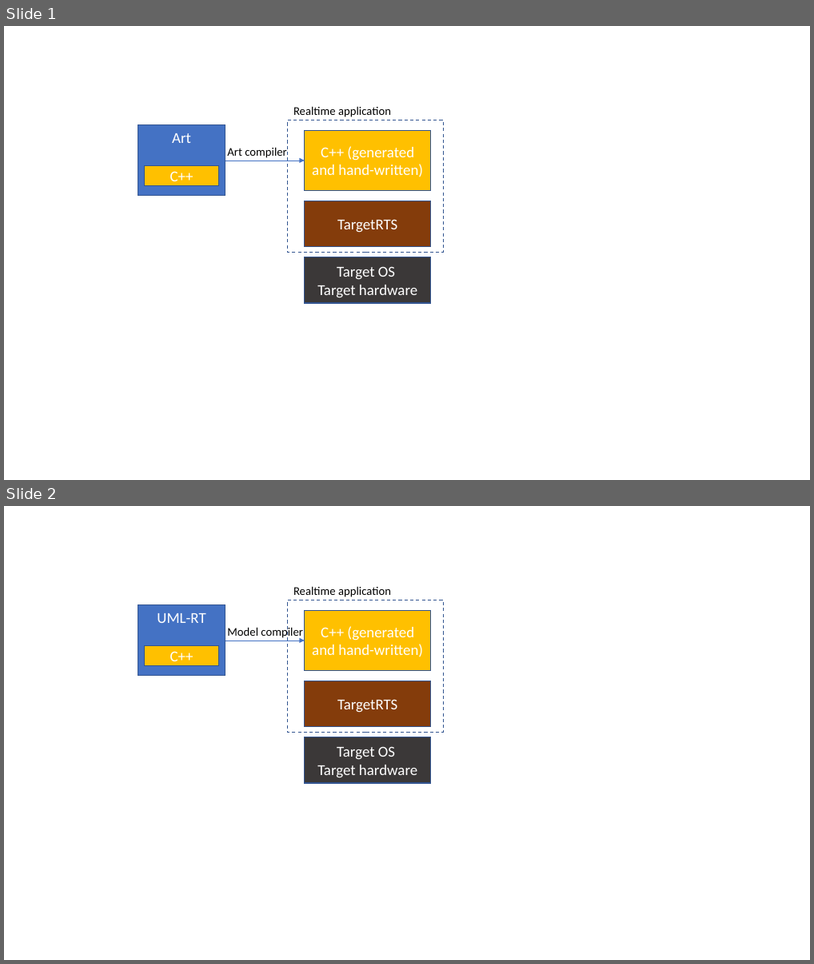
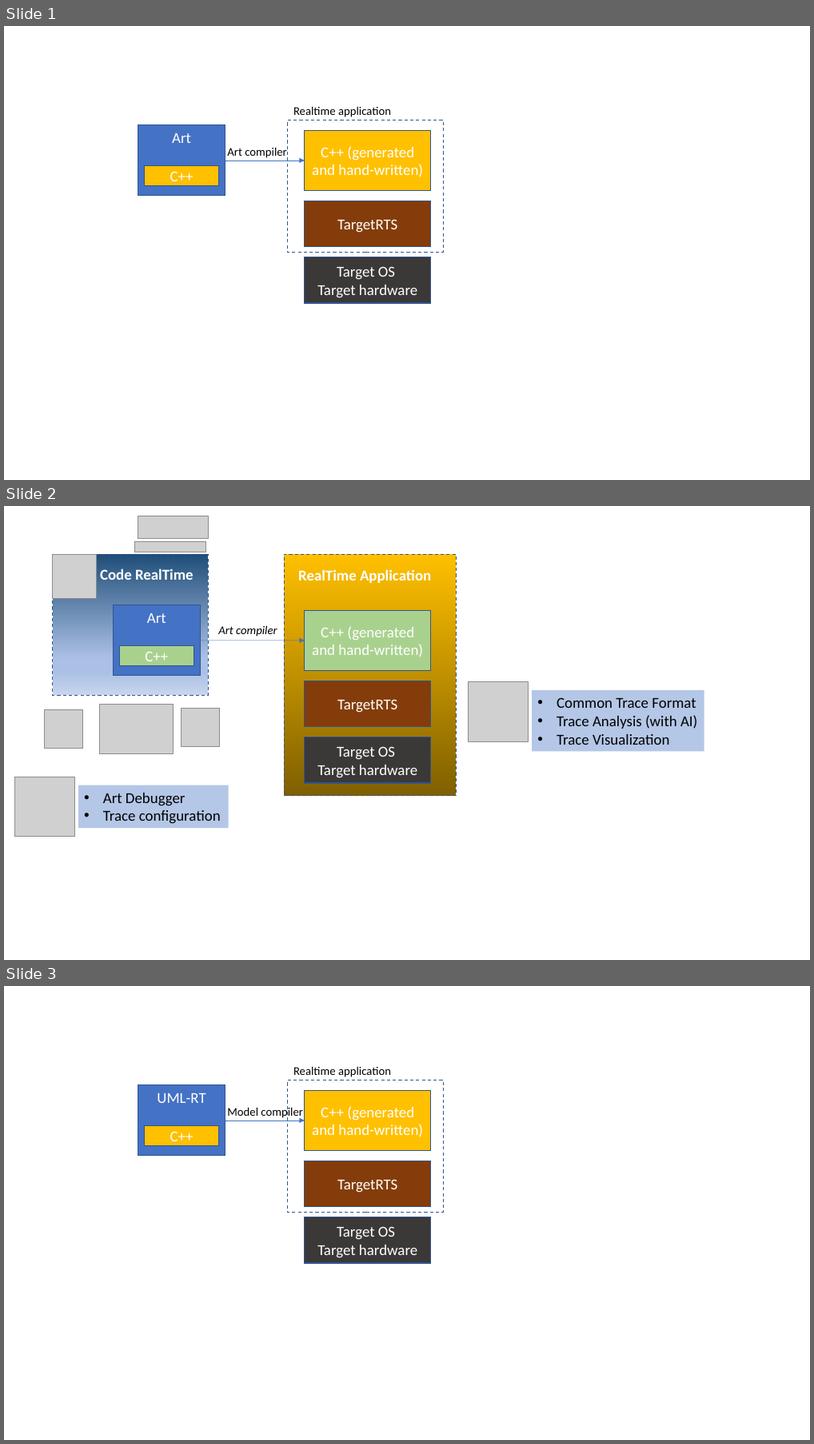
Before and after one commit to secure-dev-ops/code-realtime, a slide deck: illustrations.pptx. Shown one above the other, each under a label of ours: slides 1 and 2 before the commit, slides 1, 2 and 3 after it. The pictures are 814x964 and 814x1444 pixels, drawn with LibreOffice and Linux fonts; fonts in the diff are those of the drawing; grey boxes stand for pictures. Boxes give left, top, right and bottom in pixels: in the first picture for what was removed or moved away, otherwise in the second. Text is boxed around its words. In the diff, an @@ line names an element or a change of style, - is before the commit and + after.

```diff
--- a/illustrations.pptx
+++ b/illustrations.pptx
@@ slide 2 added at [4,506,810,960], background #FFFFFF @@
@@ picture added at [138,516,209,539] @@
@@ picture added at [134,542,206,552] @@
@@ rectangle added at [52,554,209,695], fill gradient #1F4E79 to #ABC0E4 to #C7D5ED, outline #325491 1 pt dashed @@
@@ picture added at [52,554,97,598] @@
@@ text added at [100,569,194,580], 18 pt, text #FFFFFF, bold @@
+Code RealTime
@@ rectangle added at [284,554,457,795], fill gradient #FFC000 to #806000, outline #325491 1 pt dashed @@
@@ text added at [298,569,431,583], 18 pt, text #FFFFFF, bold @@
+RealTime Application
@@ rectangle added at [113,605,200,676], fill #4472C4, outline #325491 1 pt, 18 pt, text #FFFFFF @@
+Art
@@ text added at [218,625,278,636], 14 pt, text #000000, italic @@
+Art compiler
@@ rectangle added at [305,610,431,671], fill #A9D18E, outline #325491 1 pt, 18 pt, text #FFFFFF @@
+C++ (generated and hand-written)
@@ rectangle added at [119,645,194,666], fill #A9D18E, outline #325491 1 pt, 18 pt, text #FFFFFF @@
+C++
@@ arrow added from (201, 640) to (305, 640), #4472C4 0.5 pt @@
@@ rectangle added at [305,681,431,727], fill #843C0B, outline #325491 1 pt, 18 pt, text #FFFFFF @@
+TargetRTS
@@ picture added at [469,681,529,741] @@
@@ rectangle added at [532,690,705,751], fill #B4C7E7, 18 pt, text #000000 @@
+• Common Trace Format
+• Trace Analysis (with AI)
+• Trace Visualization
@@ picture added at [45,709,83,748] @@
@@ picture added at [99,704,174,754] @@
@@ picture added at [182,708,220,747] @@
@@ rectangle added at [305,736,431,783], fill #3B3838, outline #325491 1 pt, 18 pt, text #FFFFFF @@
+Target OS
+Target hardware
@@ picture added at [14,776,74,836] @@
@@ rectangle added at [78,785,229,828], fill #B4C7E7, 18 pt, text #000000 @@
+• Art Debugger
+• Trace configuration
@@ what was slide 2 is now slide 3 @@
```
Also in this commit, not shown: 8 other files.
